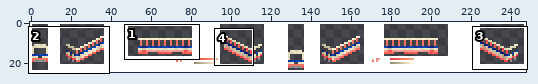
One commit to this sprite sheet: src/trams/okayama/3000/oka3000_oab.png. The first picture is a wide view before the edit; the outline marks the close-up.
Close-up. Before:
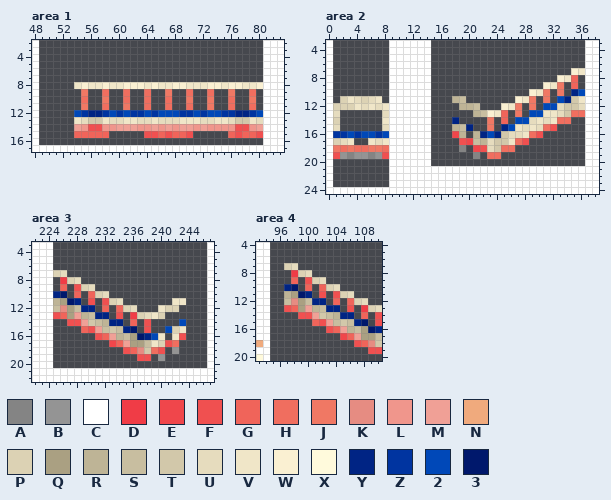
The file is 248x25 pixels. Colours within 5 levels of each other are drawn and written as one. Shown: area 1: x 48..83, y 2..17; area 2: x 0..38, y 3..24; area 3: x 222..247, y 3..22; area 4: x 93..110, y 4..20. The commit also changed other parts of the picture, which this record leaves out.
Palette (. is transparent): A #848484  B #949494  C #ffffff  D #f03c46  E #f0464b  F #f05050  G #f0645a  H #f06e5f  J #f07864  K #e68c82  L #f0968c  M #f0a096  N #f0aa7d  P #dcd2b4  Q #aaa082  R #beb496  S #c8bea0  T #d2c8aa  U #e6dcbe  V #f0e6c8  W #faf0d2  X #fffadc  Y #002484  Z #0034a0  2 #0048b8  3 #00186c
Pixels before, area 1, first column x 48:
 2 C................................CCC
 3 C................................CCC
 4 C................................CCC
 5 C................................CCC
 6 C................................CCC
 7 C................................CCC
 8 C.....VWVVWVVWWWVWVVWWVVVWWVWWVVWCCC
 9 C......J..H..H..H..J..H..H..J..H.CCC
10 C......H..J..H..H..H..J..J..H..J.CCC
11 C......J..H..J..H..H..H..J..H..H.CCC
12 C.....2ZYYZ2Z2ZZ2Z222ZZ2Z22ZZYYZ2CCC
13 C.....VUTTVUUVVUUVUUUVVVUUVVUTTVUCCC
14 C.....MLFFLLMMMLLMLMLMMLMLLLLFFLMCCC
15 C.....GGGGG.....FFGFGGF.....GFGGFCCC
16 C................................CCC
17 CCCCCCCCCCCCCCCCCCCCCCCCCCCCCCCCCCCC
Pixels before, area 2, first column x 0:
 3 C........CCCCCC......................CC
 4 C........CCCCCC......................CC
 5 C........CCCCCC......................CC
 6 C........CCCCCC......................CC
 7 C........CCCCCC....................WVCC
 8 C........CCCCCC..................WVG.CC
 9 C........CCCCCC................WVJ.G.CC
10 C........CCCCCC..............WVJ.J.Y2CC
11 C.PVUPUV.CCCCCC...RS.......WVJ.J.2YTVCC
12 CPPPVUVUVCCCCCC....RRS...WVJ.J.22UTTUCC
13 CU......UCCCCCC......RSWVG.J.22VVUTHHCC
14 CP......VCCCCCC...Y....J.G.22UVUVHH..CC
15 CU......UCCCCCC...RSY..J.Y2VUVUHF....CC
16 CZZ2Z22Z2CCCCCC...ER.RY2YTUUVHF......CC
17 CPUV..VUVCCCCCC....FESRUTTVHF........CC
18 CJHJHHJJHCCCCCC....A.EFUTHH..........CC
19 CFBABBABFCCCCCC......A.HH............CC
20 C........CCCCCC......................CC
21 C........CCCCCCCCCCCCCCCCCCCCCCCCCCCCCC
22 C........CCCCCCCCCCCCCCCCCCCCCCCCCCCCCC
23 C........CCCCCCCCCCCCCCCCCCCCCCCCCCCCCC
24 CCCCCCCCCCCCCCCCCCCCCCCCCCCCCCCCCCCCCCC
Pixels before, area 3, first column x 222:
 3 CCC......................C
 4 CCC......................C
 5 CCC......................C
 6 CCC......................C
 7 CCCPU....................C
 8 CCC.DPU..................C
 9 CCC.G.FPU................C
10 CCCY3.G.GPU..............C
11 CCCRQ3Y.F.FPU.......VV...C
12 CCCSKQSYY.G.GPU...VPP....C
13 CCCFGQMRSYY.F.DPUVP......C
14 CCC..FFMTSRYY.G.F....2...C
15 CCC....GFMSTSY3.F..2PV...C
16 CCC......FGMRSQ3Y2V.VF...C
17 CCC........EGMQQSVPFH....C
18 CCC..........FGKTHF.B....C
19 CCC............FF.B......C
20 CCC......................C
21 CCCCCCCCCCCCCCCCCCCCCCCCCC
22 CCCCCCCCCCCCCCCCCCCCCCCCCC
Pixels before, area 4, first column x 93:
 4 CC................
 5 CC................
 6 CC................
 7 CC..PU............
 8 CC...DPU..........
 9 CC...G.FPU........
10 CC..Y3.G.GPU......
11 CC..RQ3Y.F.FPU....
12 CC..SKQSYY.G.GPU..
13 CC..FGQMRSYY.F.DPU
14 CC....FFMTSRYY.G.F
15 CC......GFMSTSY3.F
16 CC........FGMRSQ3Y
17 CC..........EGMQQS
18 NC............FGKT
19 CC..............FF
20 XC................
And afterwards:
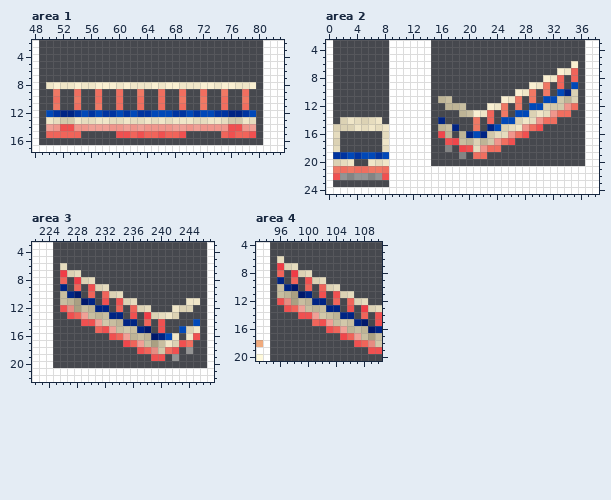
Edits made:
Changed rows in their new state; - is an unchanged pixel.
Area 1:
first column x 50:
 8 VWVVWV-W-W--VV---W-V--W-VW-V-W.
 9 -J--H.-H.-H.-J.-H.-H.-H.-J.-H.-
10 -H--J.-H.-H.-H.-H.-J.-J.-H.-J.-
11 -J--H.-J.-H.-H.-H.-H.-J.-H.-H.-
12 2ZYYZ2Z2-Z2Z2-Z2--Z-2Z2-Z-Y-Z2.
13 VUTT--UV----U-VUV-V--U-V-UT-VU.
14 MLFFL-MMM-L-LM-L-LM-LML---F-LM.
15 GGGG-....-FFGFGGFG-F.----GFG-F.
Area 2:
first column x 1:
 6 ----------------------------------W-
 7 --------------------------------WVG.
 8 ------------------------------WVG.--
 9 ----------------------------WVJ.G-2-
10 --------------------------WVJ.--2YP.
11 -......--------RS..-----WVJ.--22TRP.
12 ........--------RRS..-WVJ.--22PTTLH.
13 .------.----------RSWVG.J-22PVULHH..
14 .PVUPUV.-------Y-.--J-G-22PV-LHH..--
15 PPPVUVUV-------RSY..J-Y2PU-LHF..----
16 U......U-------ER.-Y2-TUULHF..------
17 -..--..---------FESRP-TLHF..--------
18 U......U--------A-EFULHH..----------
19 ZZ2Z22Z2----------A-HH..------------
20 PUV--VUV----------------------------
21 JHJHHJJH----------------------------
22 FBABBABF----------------------------
Area 3:
first column x 225:
 6 -U-------------------
 7 .DPU-----------------
 8 -G.DPU---------------
 9 -Y-G.FPU-------------
10 .SY3--.GPU-----------
11 .SRQ3Y--.FPU-----..VV
12 .FKQSRYY--.GPU-..VPP-
13 ..FGM-RSYY-F.DPUVP---
14 --..FFMTSRYY-G-F--.-2
15 ----..GFM-TSY3-F..2PV
16 ------..FGMRSR3Y2-.VF
17 --------..EGM-QSVPFH-
18 ----------..FGKTHF-B-
19 ------------..FF-B---
Area 4:
first column x 96:
 6 U------------
 7 D------------
 8 G------------
 9 Y------------
10 S------------
11 S------------
12 FKQSR--------
13 ---MS--------
16 ------------R
17 ------------S
Where, in picture pixels (left, top, right, bottom), the same in both close-ups:
changed: (46, 82, 263, 138)
changed: (438, 61, 585, 159)
changed: (333, 96, 389, 180)
changed: (53, 263, 200, 361)
changed: (277, 256, 312, 312)
changed: (361, 326, 368, 340)
